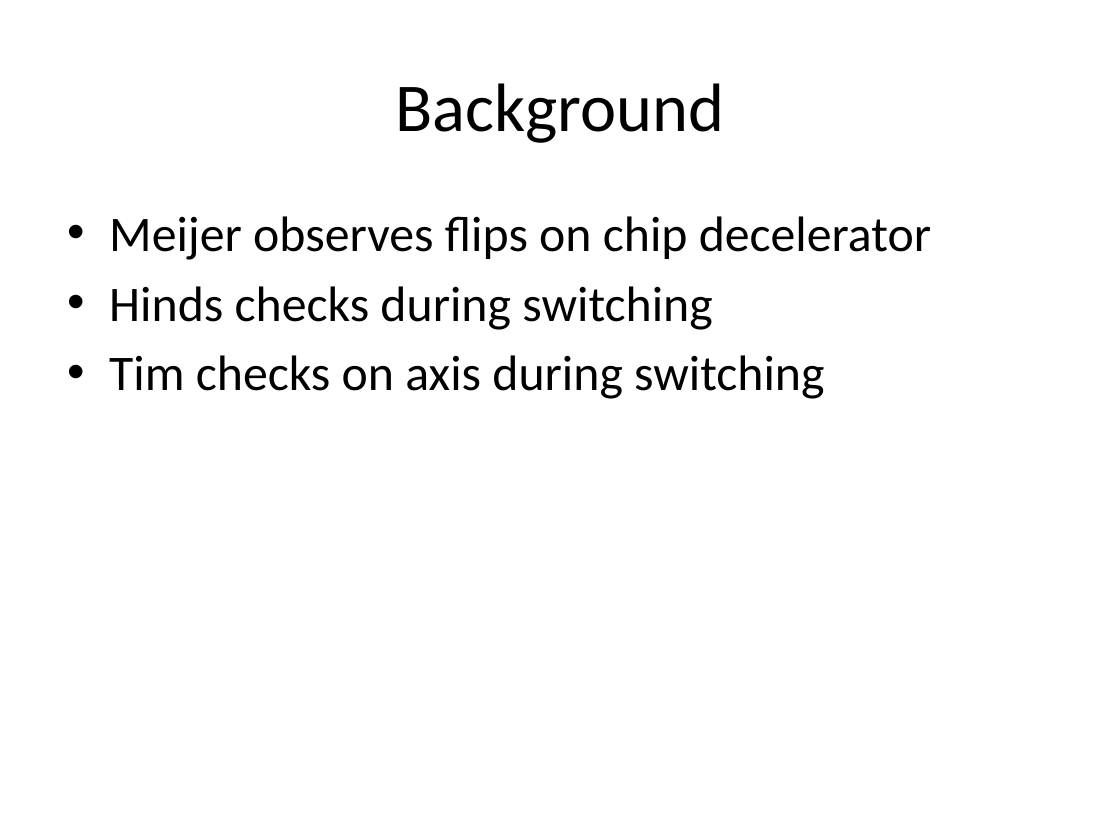
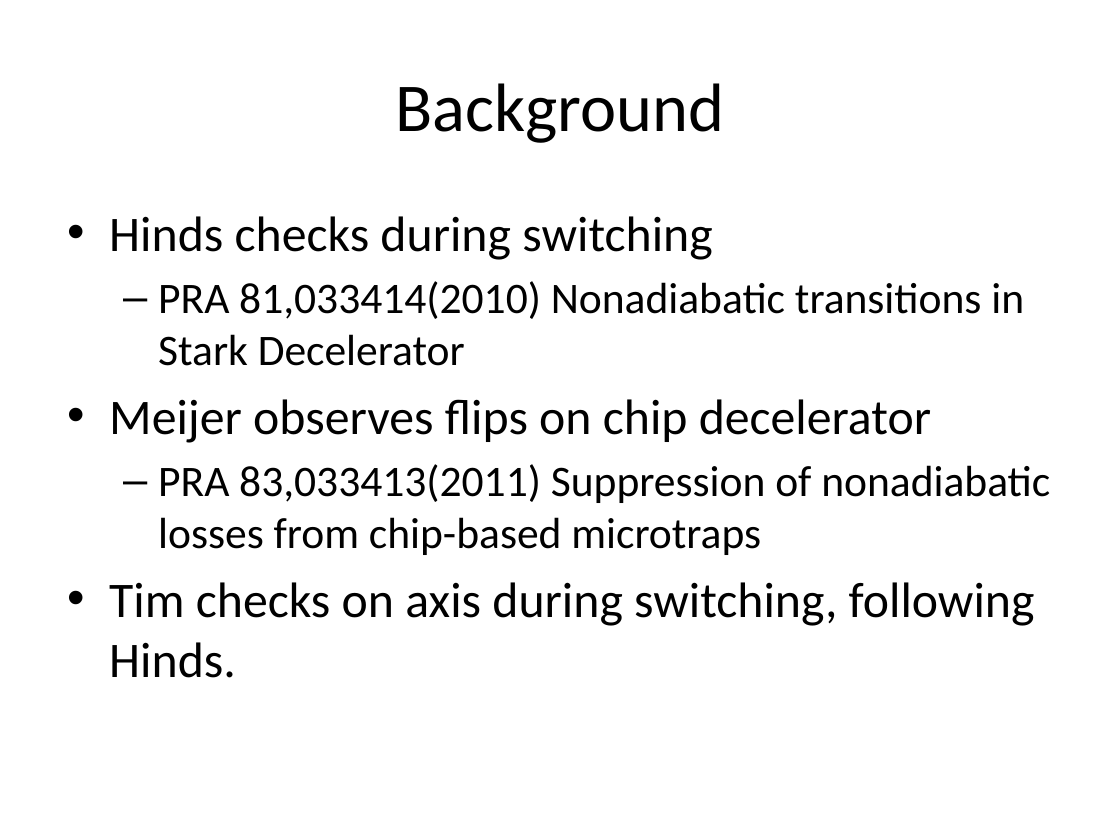
Before and after one commit to dreens/nonAdiabatic, a slide deck: slide 2 of nonAdiabatic.pptx. Drawn at 1120x840 pixels with LibreOffice and Linux fonts; fonts in the diff are those of the drawing. Boxes give left, top, right and bottom in pixels: in the first picture for what was removed or moved away, otherwise in the second. Text is boxed around its words. In the diff, an @@ line names an element or a change of style, - is before the commit and + after.

```diff
--- a/nonAdiabatic.pptx
+++ b/nonAdiabatic.pptx
@@ text at [109,216,1024,366]: paragraphs added @@
+• Hinds checks during switching
+  – PRA 81,033414(2010) Nonadiabatic transitions in Stark Decelerator
@@ text at [109,464,1050,678]: text changed; size 32 to 28 pt @@
-• Hinds checks during switching
-• Tim checks on axis during switching
+  – PRA 83,033413(2011) Suppression of nonadiabatic losses from chip-based microtraps
+• Tim checks on axis during switching, following Hinds.
```
Also in this commit, not shown: 1 other slide changed, 2 slides added, 8 other files.
